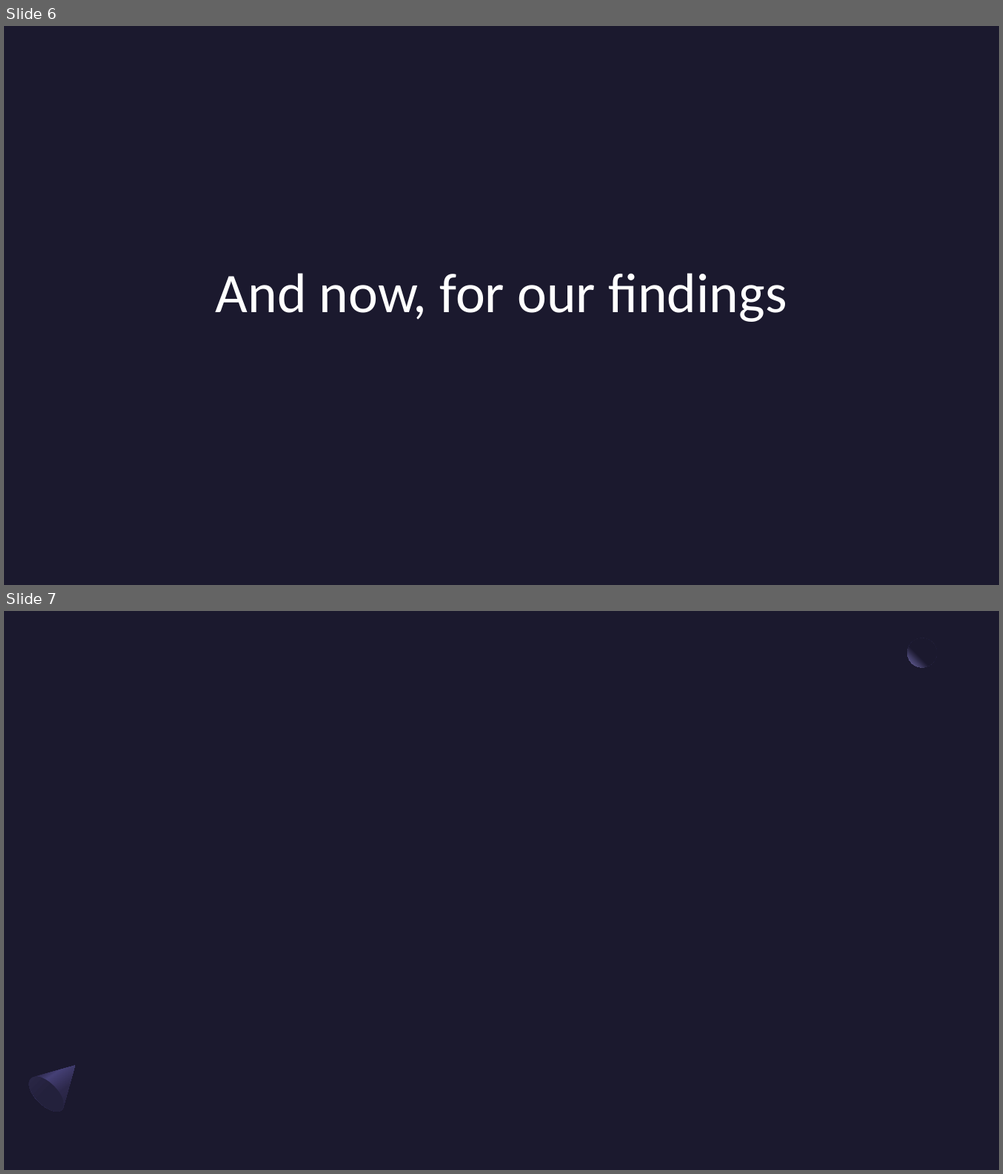
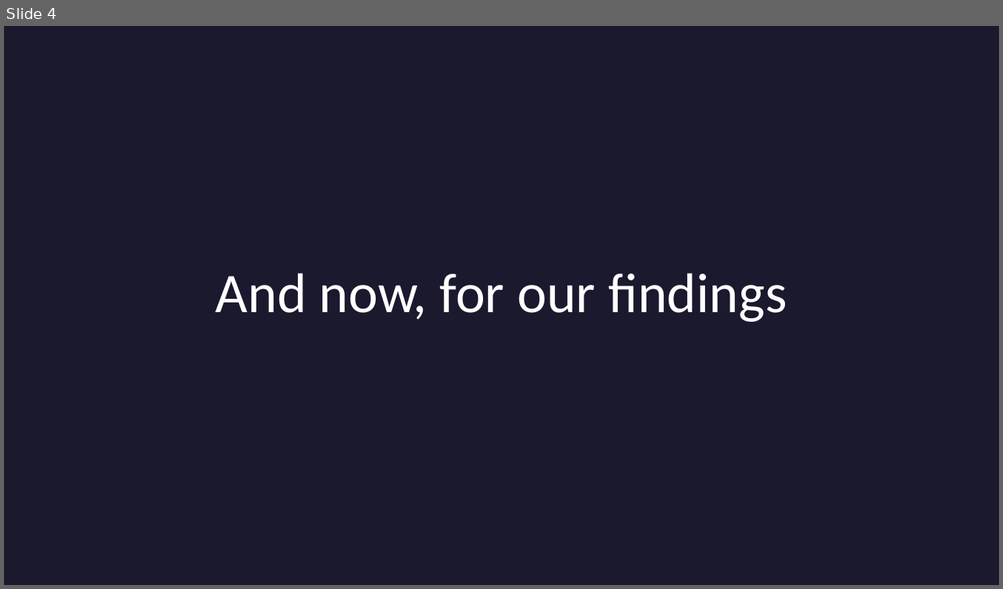
Before and after one commit to phoenixclaw03/STT_303_Final_Project, a slide deck: R Coding presentation.pptx. Shown one above the other, each under a label of ours: slides 6 and 7 before the commit, slide 4 after it. The pictures are 1003x1174 and 1003x589 pixels, drawn with LibreOffice and Linux fonts; fonts in the diff are those of the drawing; background and template pictures are left out. Boxes give left, top, right and bottom in pixels: in the first picture for what was removed or moved away, otherwise in the second. Text is boxed around its words. In the diff, an @@ line names an element or a change of style, - is before the commit and + after.

```diff
--- a/R Coding presentation.pptx
+++ b/R Coding presentation.pptx
@@ slide 7 removed at <box>4,611,999,1170</box>, background #1B192E @@
@@ ellipse removed at <box>908,638,936,667</box> @@
@@ freeform shape removed at <box>22,1051,91,1118</box> @@
@@ ellipse removed at <box>23,1071,70,1119</box> @@
@@ what was slide 6 is now slide 4 @@
```
Also in this commit, not shown: 2 slides changed, 3 slides added, 4 other slides removed.
